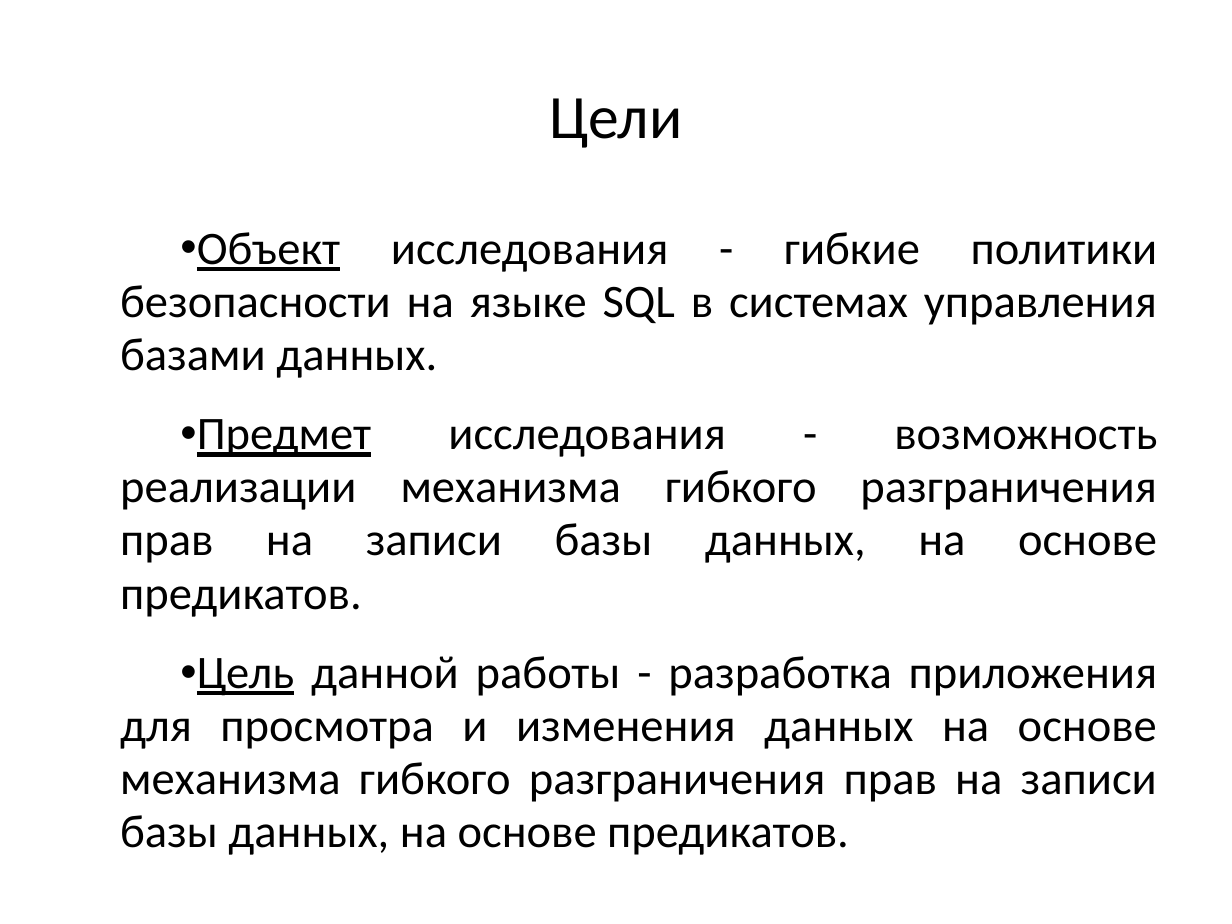
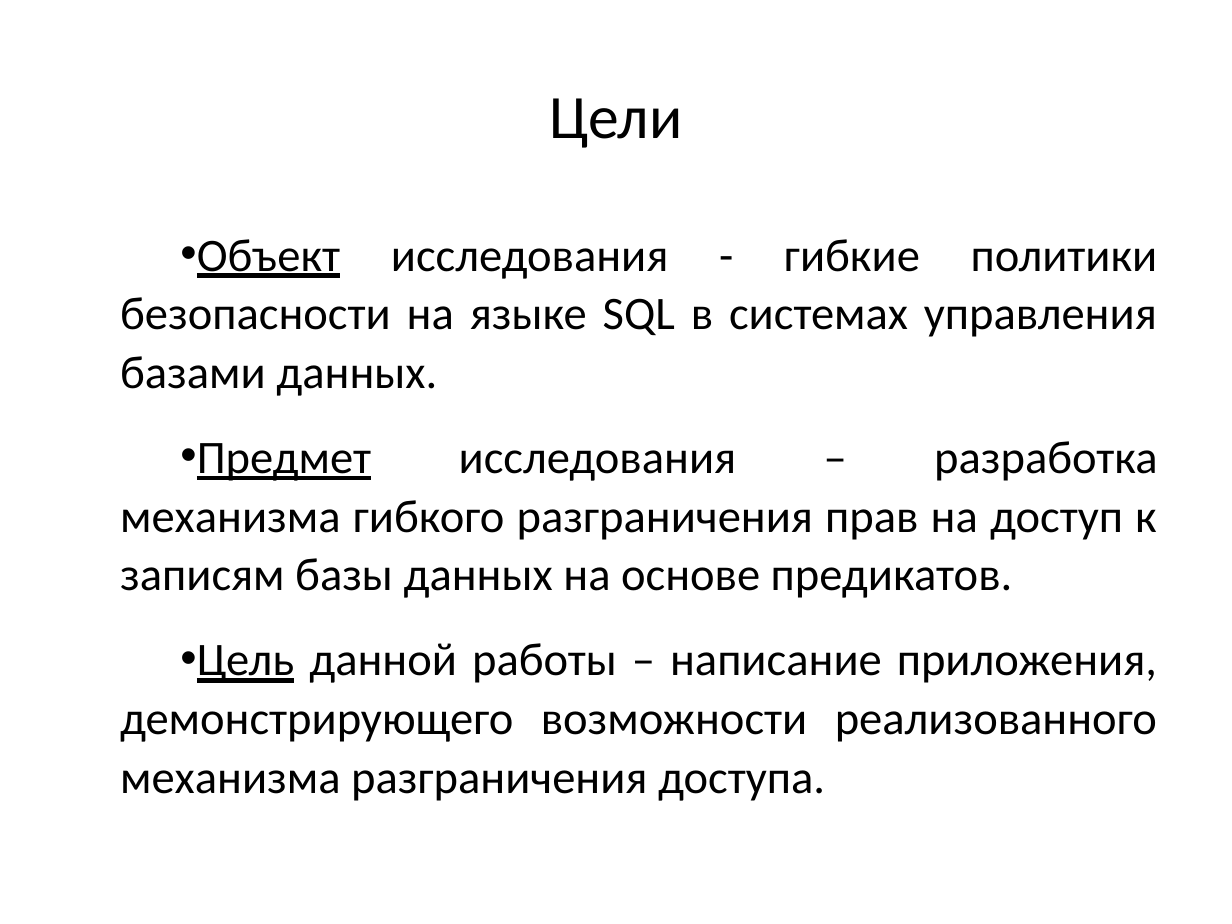
Before and after one commit to prototype9449/meaningless-course-work, a slide deck: slide 2 of ВКР/презентация.pptx. Drawn at 1232x924 pixels with LibreOffice and Linux fonts; fonts in the diff are those of the drawing. Boxes give left, top, right and bottom in pixels: in the first picture for what was removed or moved away, otherwise in the second. Text is boxed around its words. In the diff, an @@ line names an element or a change of style, - is before the commit and + after.

```diff
--- a/ВКР/презентация.pptx
+++ b/ВКР/презентация.pptx
@@ text at (x1=120, y1=239, x2=1158, y2=396): line spacing 0.95 to 1.05 @@
@@ text at (x1=120, y1=441, x2=1158, y2=801): text changed @@
-• Предмет исследования - возможность реализации механизма гибкого разграничения прав на записи базы данных, на основе предикатов.
-• Цель данной работы - разработка приложения для просмотра и изменения данных на основе механизма гибкого разграничения прав на записи базы данных, на основе предикатов.
+• Предмет исследования – разработка механизма гибкого разграничения прав на доступ к записям базы данных на основе предикатов.
+• Цель данной работы – написание приложения, демонстрирующего возможности реализованного механизма разграничения доступа.
```
Also in this commit, not shown: 1 other slide changed, 1 slide removed, 1 other file.
